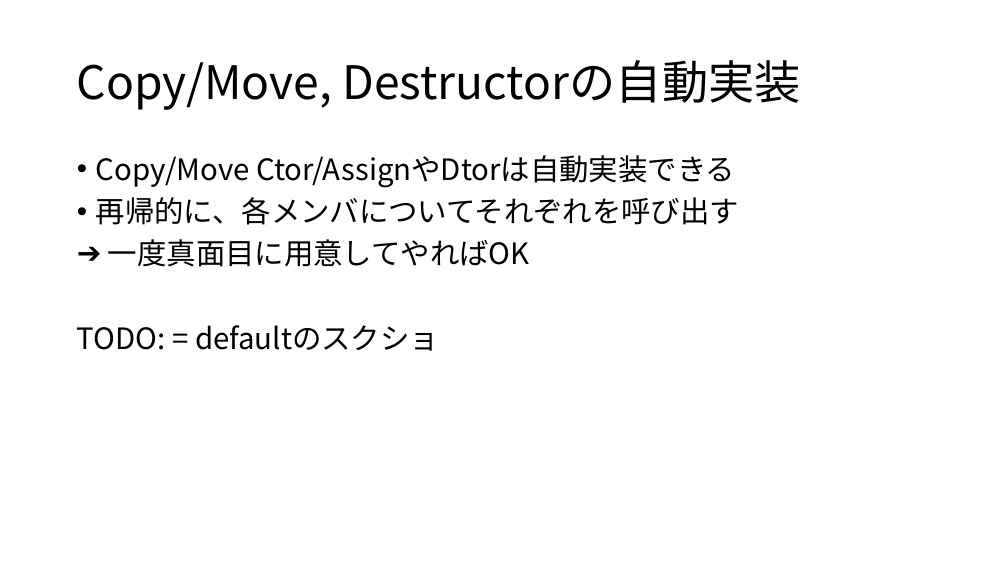
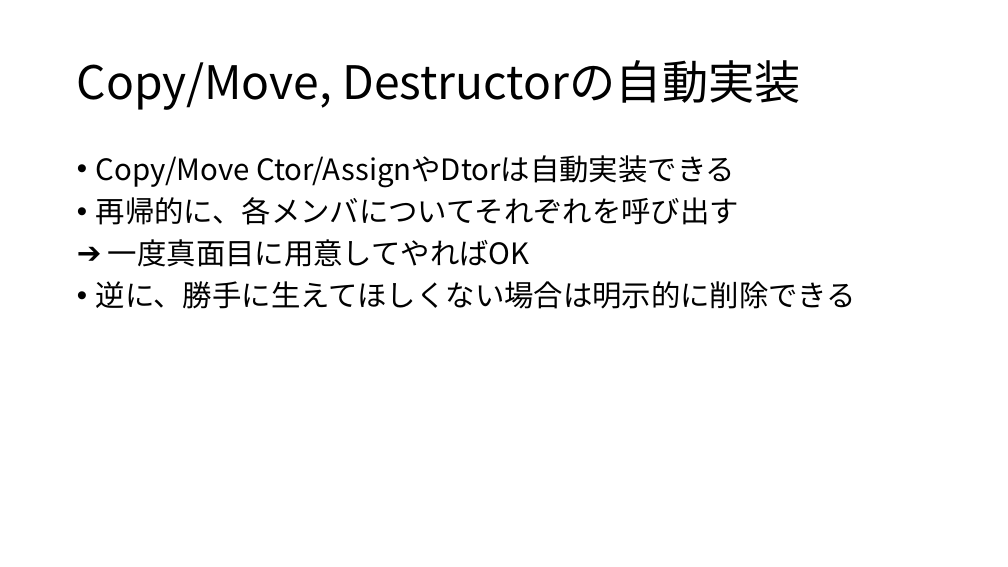
Before and after one commit to crs-kouhou/zatsu_game_engine, a slide deck: slide 13 of zatsuGE_pptx/非自明な＝.pptx (slide 11 before the commit). Drawn at 1008x567 pixels with LibreOffice and Linux fonts; fonts in the diff are those of the drawing. Boxes give left, top, right and bottom in pixels: in the first picture for what was removed or moved away, otherwise in the second. Text is boxed around its words. In the diff, an @@ line names an element or a change of style, - is before the commit and + after.

```diff
--- a/zatsuGE_pptx/非自明な＝.pptx
+++ b/zatsuGE_pptx/非自明な＝.pptx
@@ text at [96,281,856,309]: text changed @@
-TODO: = defaultのスクショ
+• 逆に、勝手に生えてほしくない場合は明示的に削除できる
```
Also in this commit, not shown: 4 other slides changed, 3 slides added, 1 other file.
